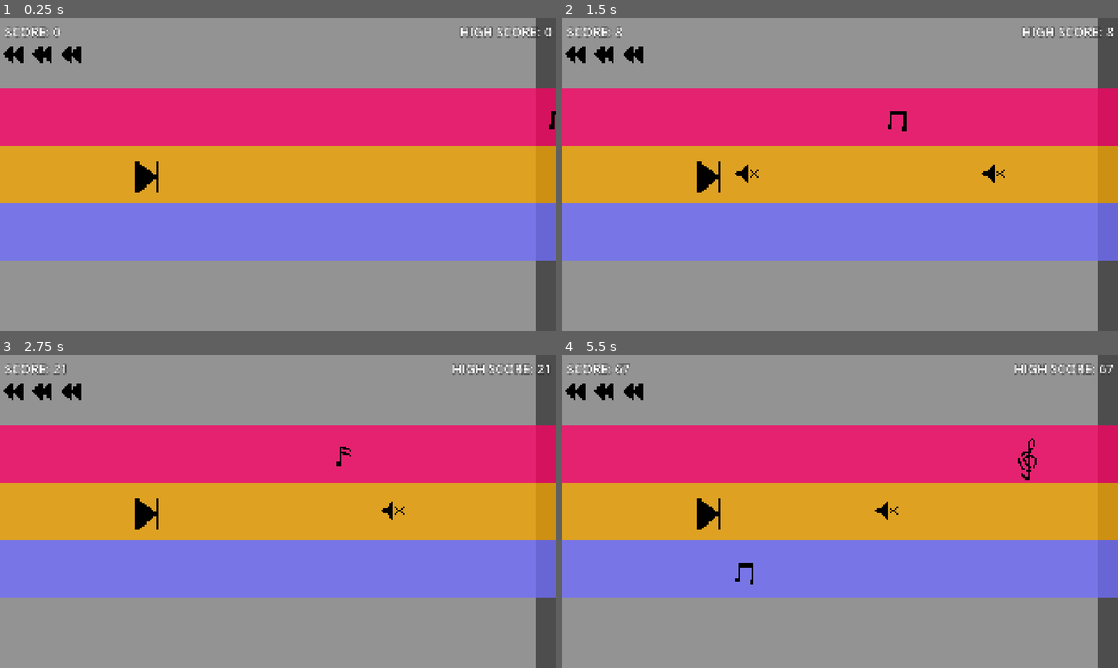
Above: before the commit, frames 1-4 (two rows, left to right).
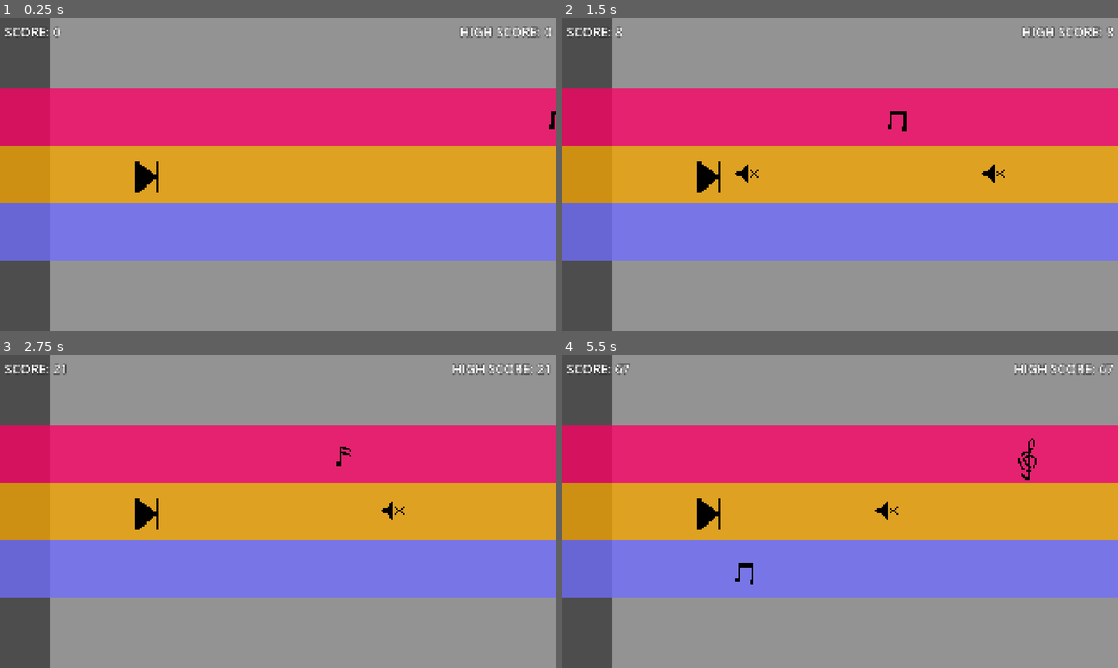
Above: after the commit, the same moments.

Repository: chorwat2137/haven-2026
Game: Godot game, scene res://scenes/main.tscn
The game is run twice, just before and just after one commit, with the same random seed, the same clock (stepped at 60 frames per second) and the same inputs.
Inputs:
- Up to frame 1 (0.25 s): no input
- Up to frame 2 (1.5 s): tap Enter (ui_accept) at 0.5, 0.77 s; hold Right (ui_right) from 0.53 s (still down); tap Space (shoot) at 0.6, 1.35 s
- Up to frame 3 (2.75 s): tap Enter (ui_accept) at 1.52 s; release Right (ui_right) at 2.03 s; hold Left (ui_left) from 2.03 s (still down); tap Space (shoot) at 2.1 s
- Up to frame 4 (5.5 s): release Left (ui_left) at 2.78 s; hold Right (ui_right) 2.78-4.28 s; tap Space (shoot) every 0.75 s from 2.85 to 5.1 s; tap Enter (ui_accept) at 3.02, 3.77, 4.52 s; hold Left (ui_left) 4.28-5.03 s; hold Right (ui_right) from 5.03 s (still down)

The runs differ from the first frame. In frame 1, 5.7% of the frame differs, in the area x 0-100%, y 0-100%; in frame 2, 5.7%; in frame 3, 5.7%; in frame 4, 5.7%.
Error after the commit: Invalid access to property or key 'position' on a base object of type 'null instance'. (res://scripts/player_control.gd:52)

Commit message:
Automatic sync

Diff:
--- a/scenes/main.tscn
+++ b/scenes/main.tscn
@@ -51,12 +51,12 @@
 
 [node name="Spectrum" parent="Player/Camera2D2" unique_id=137574055 instance=ExtResource("3_sugp2")]
 z_index = -1
-offset_left = -1030.0
+offset_left = -790.0
 offset_top = -540.0
-offset_right = 951.0
+offset_right = 1191.0
 offset_bottom = 540.0
 
-[node name="heart_spawner" type="Marker2D" parent="Player" unique_id=588003124]
-position = Vector2(-458, -413)
+[node name="HUD" parent="." unique_id=1111737151 instance=ExtResource("6_tefeu")]
 
-[node name="HUD" parent="." unique_id=1111737151 instance=ExtResource("6_tefeu")]
+[node name="heart_spawner" type="Marker2D" parent="HUD" unique_id=588003124]
+position = Vector2(42, 127)
